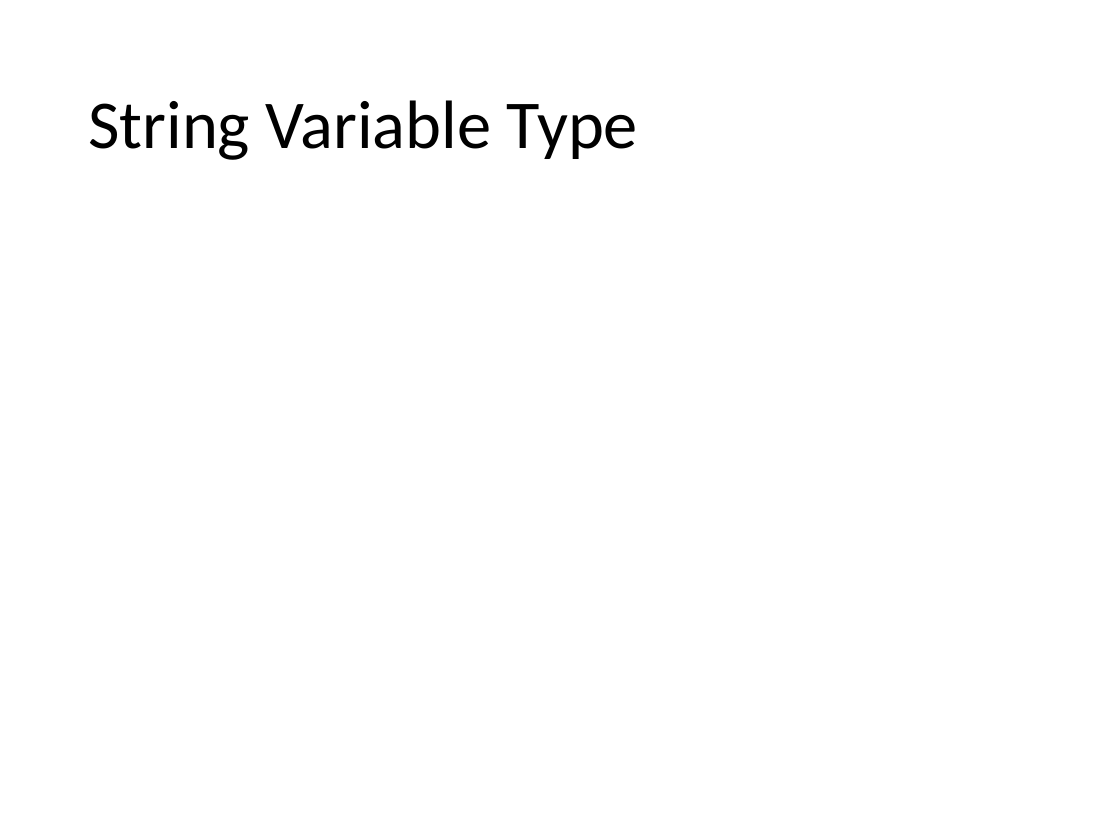
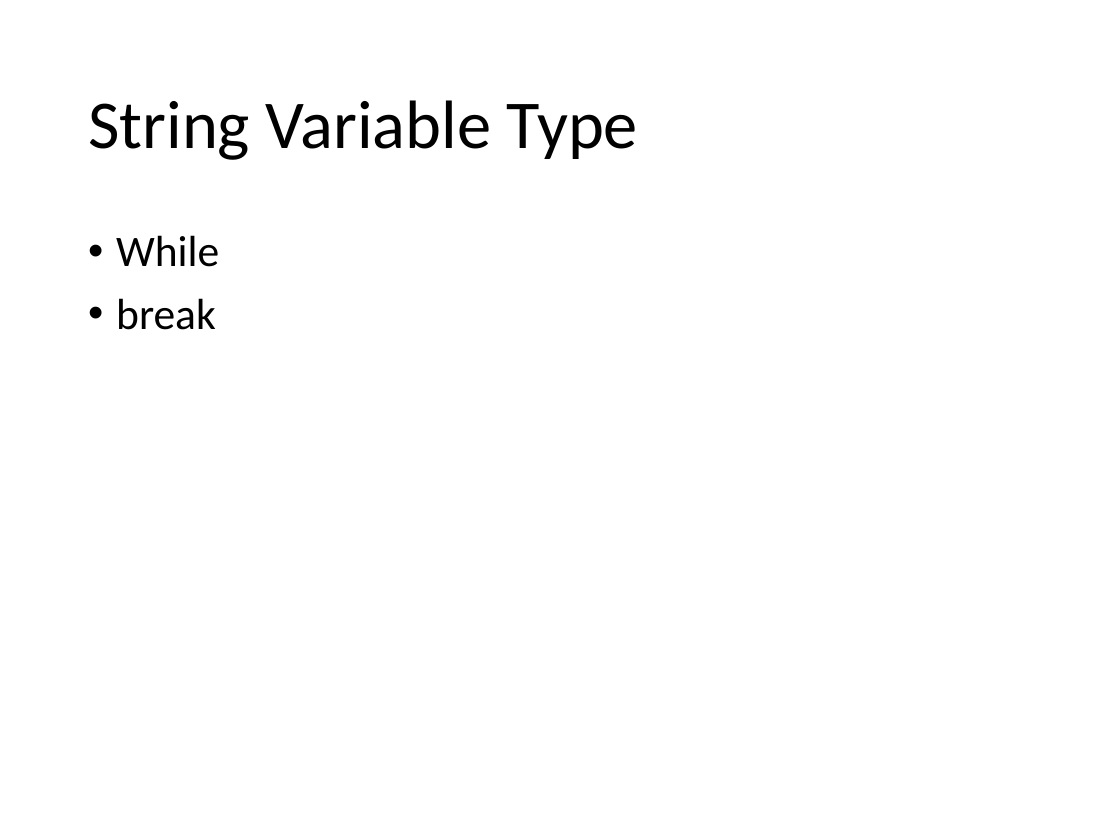
Before and after one commit to Greg5519/ICS2O0, a slide deck: slide 18 of Topic B Programming Introduction/B.4 Lesson - Python More Variables.pptx (slide 11 before the commit). Drawn at 1120x840 pixels with LibreOffice and Linux fonts; fonts in the diff are those of the drawing. Boxes give left, top, right and bottom in pixels: in the first picture for what was removed or moved away, otherwise in the second. Text is boxed around its words. In the diff, an @@ line names an element or a change of style, - is before the commit and + after.

```diff
--- a/Topic B Programming Introduction/B.4 Lesson - Python More Variables.pptx
+++ b/Topic B Programming Introduction/B.4 Lesson - Python More Variables.pptx
@@ text added at (116,235,219,330), 28 pt, text #000000 @@
+• While
+• break
```
Also in this commit, not shown: 1 other slide changed, 9 slides added, 1 slide removed, 1 other file.
